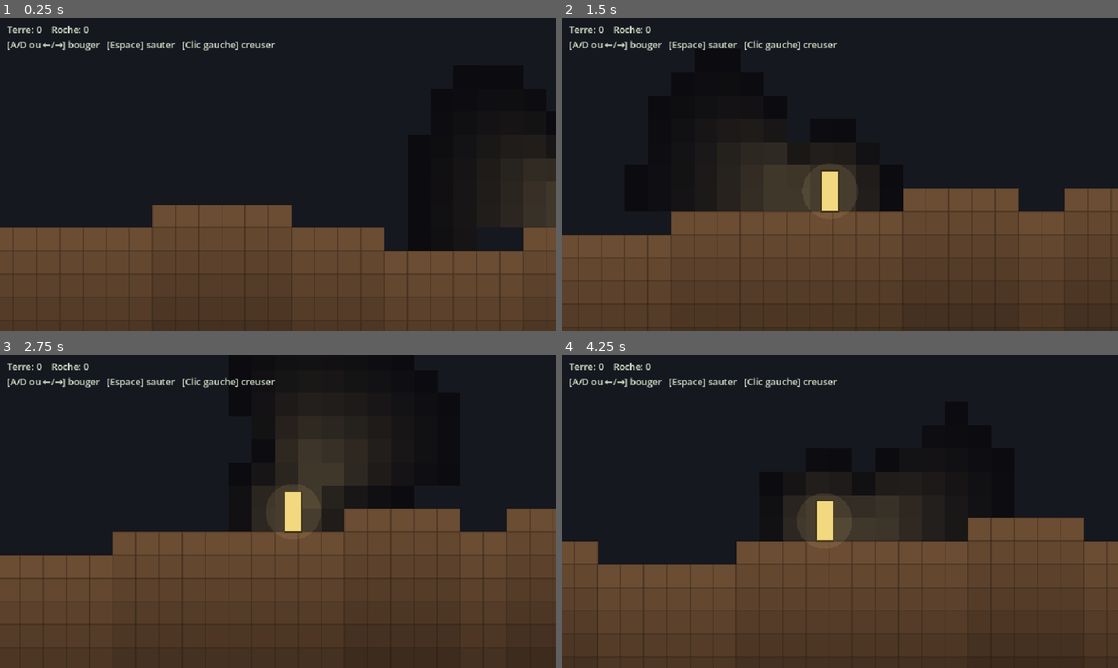
Above: before the commit, frames 1-4 (two rows, left to right).
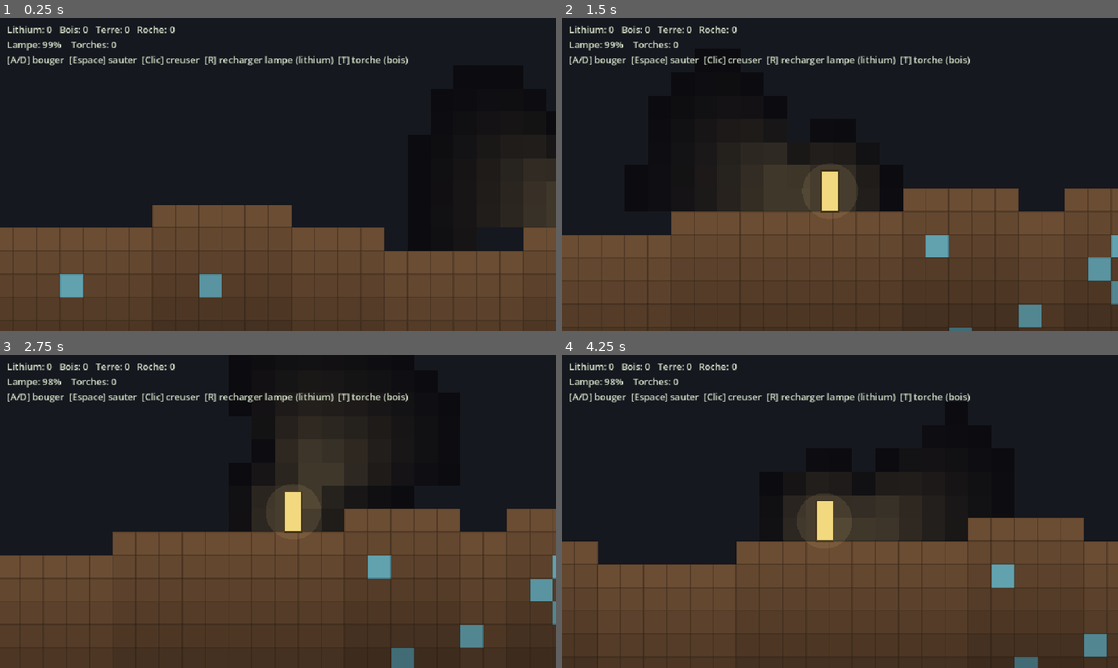
Above: after the commit, the same moments.

Repository: MrAuGIR/lesEnfouis
Game: Godot game, scene res://main.tscn
Two runs of this game, one before a commit and one after it. Both use one fixed random seed, a clock stepped at 60 frames per second and the inputs below.
Inputs (mouse positions are in pixels of both pictures, inside the frame that each line leads up to):
- Up to frame 1 (0.25 s): no input
- Up to frame 2 (1.5 s): tap Enter at 0.5 s; move the mouse to (962, 158) at 0.52 s; hold D 0.53-1.28 s; tap R at 0.6 s; click (962, 158) at 0.67 s; tap Space at 0.77 s; tap T at 0.8, 1.35 s; move the mouse to (728, 190) at 1.27 s; hold A from 1.28 s (still down)
- Up to frame 3 (2.75 s): tap Space at 1.52 s; tap R at 1.55, 2.1 s; move the mouse to (333, 442) at 2.02 s; release A at 2.03 s; hold D from 2.03 s (still down); tap T at 2.3 s
- Up to frame 4 (4.25 s): move the mouse to (812, 574) at 2.77 s; release D at 2.78 s; hold W 2.78-3.53 s; tap T at 2.85, 3.8 s; click (812, 574) at 2.92 s; tap Space at 3.02, 3.77 s; tap R at 3.05, 3.6 s; move the mouse to (1006, 558) at 3.52 s; hold A from 3.53 s (still down)

The runs differ from the first frame. In frame 1, 2.5% of the frame differs, in the area x 1-74%, y 2-90%; in frame 2, 3.0%; in frame 3, 3.2%, in the area x 1-100%, y 2-100%; in frame 4, 2.7%.

Commit message:
[proto] Jalon 1b : carburant lampe (lithium) + torches (bois) + bunkers
Mécanique de lumière comme ressource :
- Lampe frontale électrique → carburant LITHIUM, miné dans la roche (R)
- Torches (flamme) → BOIS, posables (T)
- Autonomie portée à 240 s ; la lampe faiblit quand l'énergie est basse

Cohérence des sources de ressources :
- Bunkers abandonnés (préfabriqués grey-box, murs béton) = seule source de
  bois ; le bois ne se trouve plus dans la terre (matériau humain à fouiller)
- Lithium en petits dépôts (plus fréquents dans la roche)
- Règle : creuser → minerais ; fouiller structures/commerce → manufacturé

GDD mis en cohérence (01, 04, 06, SYNTHESE, PROTOTYPE) : lithium = 7e ressource.

Co-Authored-By: Claude Opus 4.8 <noreply@anthropic.com>

Diff:
--- a/prototype/scripts/Game.gd
+++ b/prototype/scripts/Game.gd
@@ -8,6 +8,13 @@
 const GRID_W := 240
 const GRID_H := 240
 const AIR_ROWS := 8         # rangées de ciel/vide en haut
+
+# Bunkers abandonnés (seule source de bois : structures humaines, pas le sol)
+const STRUCT_COUNT := 60
+const STRUCT_MIN_W := 6
+const STRUCT_MAX_W := 10
+const STRUCT_MIN_H := 4
+const STRUCT_MAX_H := 6
 
 const MOVE_SPEED := 98.0    # px/s
 const GRAVITY := 900.0
@@ -31,10 +38,20 @@
 const SKY_STRENGTH := 1.0   # intensité de la lumière du jour en surface
 const AMBIENT_MIN := 0.05   # luminosité minimale (le noir n'est jamais total)
 
+# --- Carburant & torches ----------------------------------------------------
+const LAMP_AUTONOMY := 240.0     # secondes d'autonomie pleine de la lampe
+const LAMP_LOW := 20.0           # sous ce reste (s), la lampe faiblit
+const LAMP_REFILL := 90.0        # secondes rendues par unité de lithium (touche R)
+const TORCH_RADIUS := 5.5        # tuiles : portée d'une torche posée
+const TORCH_CORE := 1.5          # tuiles : pleine lumière au pied de la torche
+
 # Types de tuile
 const EMPTY := 0
 const DIRT := 1
 const ROCK := 2
+const WOOD := 3    # étais de bois (dans la terre) → torches + construction/craft
+const LITHIUM := 4 # minerai de lithium (dans la roche) → recharge la lampe frontale
+const WALL := 5    # béton d'un bunker abandonné (creusable, sans ressource : gravats)
 
 # --- État -------------------------------------------------------------------
 var grid := PackedByteArray()
@@ -50,6 +67,12 @@
 
 var res_dirt := 0
 var res_rock := 0
+var res_wood := 0
+var res_lithium := 0
+
+var lamp_fuel := LAMP_AUTONOMY    # carburant restant (secondes)
+var lamp_factor := 1.0            # 0..1 : intensité de la lampe selon le carburant
+var torches: Array[Vector2i] = [] # torches posées (sécurisent un chemin)
 
 var flashes := []   # éclats de creusage : {cell:Vector2i, t:float}
 
@@ -99,7 +122,34 @@
 					var thresh := 0.5 - clampf(depth / 120.0, 0.0, 0.3)
 					if rock_noise.get_noise_2d(float(x), float(y)) > thresh:
 						t = ROCK
+					# Lithium : petits dépôts, plus fréquents dans la roche
+					var lith_chance := 0.10 if t == ROCK else 0.02
+					if randf() < lith_chance:
+						t = LITHIUM
 			grid[y * GRID_W + x] = t
+	_place_structures()
+
+func _place_structures() -> void:
+	# Bunkers abandonnés : petites salles en béton contenant du bois (seule source).
+	for n in STRUCT_COUNT:
+		var w := randi_range(STRUCT_MIN_W, STRUCT_MAX_W)
+		var h := randi_range(STRUCT_MIN_H, STRUCT_MAX_H)
+		var x0 := randi_range(2, GRID_W - w - 2)
+		var y0 := randi_range(AIR_ROWS + 14, GRID_H - h - 2)
+		_carve_structure(x0, y0, w, h)
+	# Un bunker garanti juste sous le point de départ (pour amorcer la partie)
+	var cx := int(GRID_W * 0.5)
+	_carve_structure(cx - 4, surface[cx] + 8, 9, 5)
+
+func _carve_structure(x0: int, y0: int, w: int, h: int) -> void:
+	for y in range(y0, y0 + h):
+		for x in range(x0, x0 + w):
+			var border := x == x0 or x == x0 + w - 1 or y == y0 or y == y0 + h - 1
+			grid[y * GRID_W + x] = WALL if border else EMPTY
+	# Rangée de caisses/poutres de bois sur le sol intérieur (bois garanti)
+	var floor_y := y0 + h - 2
+	for x in range(x0 + 1, x0 + w - 1):
+		grid[floor_y * GRID_W + x] = WOOD
 
 func _spawn_player() -> void:
 	var cx := int(GRID_W * 0.5)
@@ -123,7 +173,7 @@
 	_update_hud()
 
 func _update_hud() -> void:
-	hud.text = "Terre: %d    Roche: %d\n[A/D ou ←/→] bouger   [Espace] sauter   [Clic gauche] creuser" % [res_dirt, res_rock]
+	hud.text = "Lithium: %d   Bois: %d   Terre: %d   Roche: %d\nLampe: %d%%    Torches: %d\n[A/D] bouger  [Espace] sauter  [Clic] creuser  [R] recharger lampe (lithium)  [T] torche (bois)" % [res_lithium, res_wood, res_dirt, res_rock, int(lamp_fuel / LAMP_AUTONOMY * 100.0), torches.size()]
 
 # --- Boucle -----------------------------------------------------------------
 func _physics_process(delta: float) -> void:
@@ -133,14 +183,38 @@
 
 func _process(delta: float) -> void:
 	_update_aim()
+	_deplete_lamp(delta)
 	_handle_dig(delta)
 	_update_flashes(delta)
+	_update_hud()
 	queue_redraw()
 
 func _update_aim() -> void:
 	var v := get_global_mouse_position() - pos
 	if v.length() > 1.0:
 		aim = v.normalized()
+
+func _deplete_lamp(delta: float) -> void:
+	lamp_fuel = maxf(0.0, lamp_fuel - delta)
+	lamp_factor = clampf(lamp_fuel / LAMP_LOW, 0.0, 1.0)
+
+func _input(event: InputEvent) -> void:
+	if event is InputEventKey and event.pressed and not event.echo:
+		if event.keycode == KEY_R:
+			_refuel()
+		elif event.keycode == KEY_T:
+			_place_torch()
+
+func _refuel() -> void:
+	if res_lithium > 0 and lamp_fuel < LAMP_AUTONOMY:
+		res_lithium -= 1
+		lamp_fuel = minf(LAMP_AUTONOMY, lamp_fuel + LAMP_REFILL)
+
+func _place_torch() -> void:
+	var cell := Vector2i(int(floor(pos.x / TILE)), int(floor(pos.y / TILE)))
+	if res_wood > 0 and not _is_solid(cell.x, cell.y) and not torches.has(cell):
+		res_wood -= 1
+		torches.append(cell)
 
 # --- Déplacement + collision contre la grille -------------------------------
 func _move(delta: float) -> void:
@@ -217,7 +291,7 @@
 		dig_target = cell
 		dig_progress = 0.0
 	dig_progress += delta
-	var need := DIG_TIME * (ROCK_MULT if _tile(tx, ty) == ROCK else 1.0)
+	var need := DIG_TIME * (ROCK_MULT if _is_hard(_tile(tx, ty)) else 1.0)
 	if dig_progress >= need:
 		_break_tile(tx, ty)
 		dig_target = Vector2i(-1, -1)
@@ -228,6 +302,12 @@
 	grid[ty * GRID_W + tx] = EMPTY
 	if t == ROCK:
 		res_rock += 1
+	elif t == WOOD:
+		res_wood += 1
+	elif t == LITHIUM:
+		res_lithium += 1
+	elif t == WALL:
+		pass   # béton : gravats, aucune ressource
 	else:
 		res_dirt += 1
 	flashes.append({"cell": Vector2i(tx, ty), "t": 0.18})
@@ -255,7 +335,10 @@
 
 func _is_diggable(tx: int, ty: int) -> bool:
 	var t := _tile(tx, ty)
-	return t == DIRT or t == ROCK
+	return t == DIRT or t == ROCK or t == WOOD or t == LITHIUM or t == WALL
+
+func _is_hard(t: int) -> bool:
+	return t == ROCK or t == LITHIUM or t == WALL   # creusage plus lent
 
 func _in_reach(tx: int, ty: int) -> bool:
 	var center := Vector2(tx * TILE + TILE * 0.5, ty * TILE + TILE * 0.5)
@@ -282,16 +365,34 @@
 		var ang := clampf((dir.dot(aim) - LAMP_COS_OUTER) / (LAMP_COS_INNER - LAMP_COS_OUTER), 0.0, 1.0)
 		var rad := 1.0 - clampf((d - LAMP_BEAM_CORE) / (LAMP_BEAM_RANGE - LAMP_BEAM_CORE), 0.0, 1.0)
 		beam = ang * rad * rad
-	var lit := maxf(amb, beam)
+	var lit := maxf(amb, beam) * lamp_factor
 	# Occlusion : la lumière s'arrête au premier bloc plein (ligne de vue)
 	if lit > 0.02 and not _los_clear(tx, ty):
 		return 0.0
 	return clampf(lit, 0.0, 1.0)
 
+func _torch_light(tx: int, ty: int) -> float:
+	var best := 0.0
+	for c in torches:
+		var src := Vector2(c.x + 0.5, c.y + 0.5)
+		var d := src.distance_to(Vector2(tx + 0.5, ty + 0.5))
+		if d >= TORCH_RADIUS:
+			continue
+		var l := 1.0 - clampf((d - TORCH_CORE) / (TORCH_RADIUS - TORCH_CORE), 0.0, 1.0)
+		l = l * l
+		if l <= best:
+			continue
+		if l > 0.02 and not _los_clear_from(src, tx, ty):
+			continue
+		best = l
+	return best
+
 func _los_clear(tx: int, ty: int) -> bool:
-	# Vrai si rien de plein ne bloque entre le héros et la tuile (cible exclue :
+	return _los_clear_from(Vector2(pos.x / TILE, pos.y / TILE), tx, ty)
+
+func _los_clear_from(a: Vector2, tx: int, ty: int) -> bool:
+	# Vrai si rien de plein ne bloque entre la source et la tuile (cible exclue :
 	# le mur qu'on regarde est éclairé sur sa face, mais pas ce qu'il y a derrière).
-	var a := Vector2(pos.x / TILE, pos.y / TILE)
 	var b := Vector2(tx + 0.5, ty + 0.5)
 	var steps := int(ceil(a.distance_to(b) * 2.0))
 	if steps <= 1:
@@ -307,12 +408,17 @@
 	return true
 
 func _brightness(tx: int, ty: int) -> float:
-	return clampf(maxf(_sky_light(tx, ty) * SKY_STRENGTH, _lamp_light(tx, ty)), AMBIENT_MIN, 1.0)
+	var light := maxf(_sky_light(tx, ty) * SKY_STRENGTH, _lamp_light(tx, ty))
+	light = maxf(light, _torch_light(tx, ty))
+	return clampf(light, AMBIENT_MIN, 1.0)
 
 # --- Rendu (grey-box) -------------------------------------------------------
 func _draw() -> void:
 	var c_dirt := Color(0.42, 0.30, 0.20)
 	var c_rock := Color(0.40, 0.42, 0.46)
+	var c_wood := Color(0.55, 0.38, 0.15)
+	var c_lith := Color(0.45, 0.74, 0.80)
+	var c_wall := Color(0.30, 0.34, 0.42)
 	var c_lamp := Color(1.0, 0.85, 0.55)
 	var ptx := int(pos.x / TILE)
 	var pty := int(pos.y / TILE)
@@ -328,17 +434,25 @@
 			var rect := Rect2(tx * TILE, ty * TILE, TILE, TILE)
 			var t := _tile(tx, ty)
 			if t == EMPTY:
-				# Halo de la lampe / lumière du jour visibles dans le vide
-				var lamp := _lamp_light(tx, ty)
-				if lamp > 0.02:
-					draw_rect(rect, Color(c_lamp.r, c_lamp.g, c_lamp.b, lamp * 0.22))
+				# Halo de la lampe / des torches / du jour, visibles dans le vide
+				var glow := maxf(_lamp_light(tx, ty), _torch_light(tx, ty))
+				if glow > 0.02:
+					draw_rect(rect, Color(c_lamp.r, c_lamp.g, c_lamp.b, glow * 0.22))
 				elif ty < surface[clampi(tx, 0, GRID_W - 1)] + 2:
 					var sky := _sky_light(tx, ty)
 					if sky > 0.02:
 						draw_rect(rect, Color(0.5, 0.6, 0.7, sky * 0.10))
 				continue
 			var b := _brightness(tx, ty)
-			var col := c_dirt if t == DIRT else c_rock
+			var col := c_dirt
+			if t == ROCK:
+				col = c_rock
+			elif t == WOOD:
+				col = c_wood
+			elif t == LITHIUM:
+				col = c_lith
+			elif t == WALL:
+				col = c_wall
 			draw_rect(rect, Color(col.r * b, col.g * b, col.b * b))
 			draw_rect(rect, Color(0, 0, 0, 0.15 * b), false, 1.0)
 	# Éclats de creusage (feedback de cassage)
@@ -347,12 +461,17 @@
 		draw_rect(Rect2(f.cell.x * TILE, f.cell.y * TILE, TILE, TILE), Color(1.0, 0.9, 0.6, a * 0.7))
 	# Cible de creusage + progression
 	if dig_target.x >= 0:
-		var need := DIG_TIME * (ROCK_MULT if _tile(dig_target.x, dig_target.y) == ROCK else 1.0)
+		var need := DIG_TIME * (ROCK_MULT if _is_hard(_tile(dig_target.x, dig_target.y)) else 1.0)
 		var p: float = clampf(dig_progress / need, 0.0, 1.0)
 		var rpos := Vector2(dig_target.x * TILE, dig_target.y * TILE)
 		draw_rect(Rect2(rpos, Vector2(TILE, TILE)), Color(1, 1, 1, 0.15 + 0.35 * p))
 		draw_rect(Rect2(rpos, Vector2(TILE, TILE)), Color(1, 1, 1, 0.7), false, 1.0)
-	# Halo central + héros (le héros porte la lumière)
-	draw_circle(pos, LAMP_AMBIENT_CORE * TILE, Color(c_lamp.r, c_lamp.g, c_lamp.b, 0.10))
+	# Torches posées
+	for c in torches:
+		var tc := Vector2(c.x * TILE + TILE * 0.5, c.y * TILE + TILE * 0.5)
+		draw_circle(tc, TORCH_CORE * TILE, Color(1.0, 0.7, 0.3, 0.12))
+		draw_rect(Rect2(tc + Vector2(-2, -5), Vector2(4, 10)), Color(1.0, 0.75, 0.35))
+	# Halo central + héros (le héros porte la lumière ; le halo faiblit avec le carburant)
+	draw_circle(pos, LAMP_AMBIENT_CORE * TILE, Color(c_lamp.r, c_lamp.g, c_lamp.b, 0.10 * lamp_factor))
 	draw_rect(Rect2(pos - half, half * 2.0), Color(0.95, 0.85, 0.5))
 	draw_rect(Rect2(pos - half, half * 2.0), Color(0.2, 0.15, 0.05, 0.8), false, 1.0)
Not shown, changed: docs/01-boucle-mecaniques.md
Not shown, changed: docs/04-direction-artistique.md
Not shown, changed: docs/06-contenu-progression.md
Not shown, changed: docs/PROTOTYPE.md
Not shown, changed: docs/SYNTHESE.md
Not shown, changed: prototype/README.md
